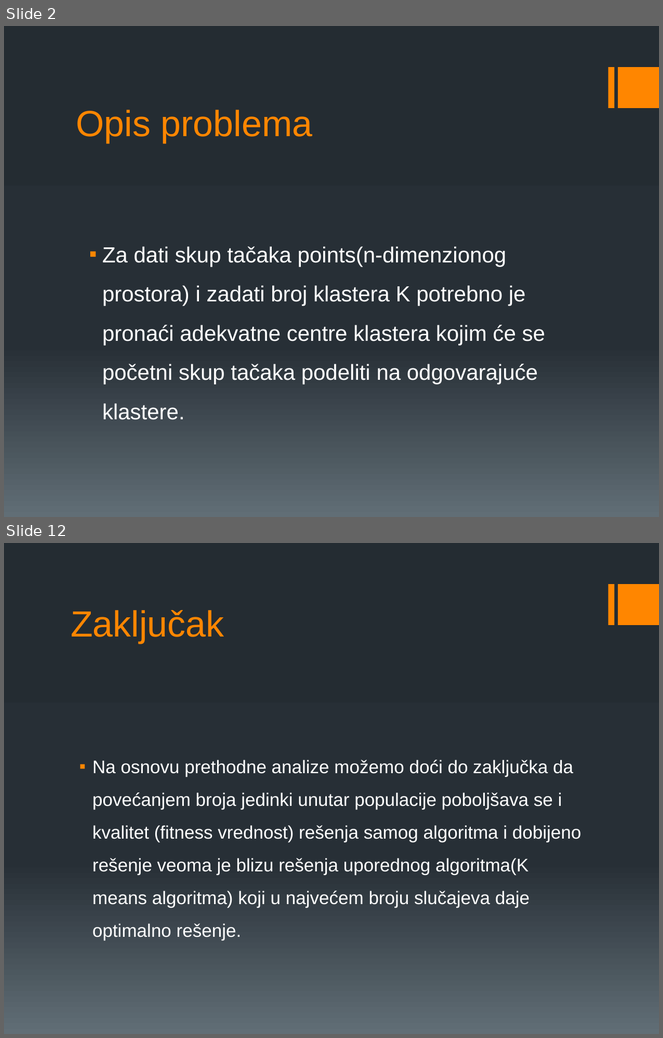
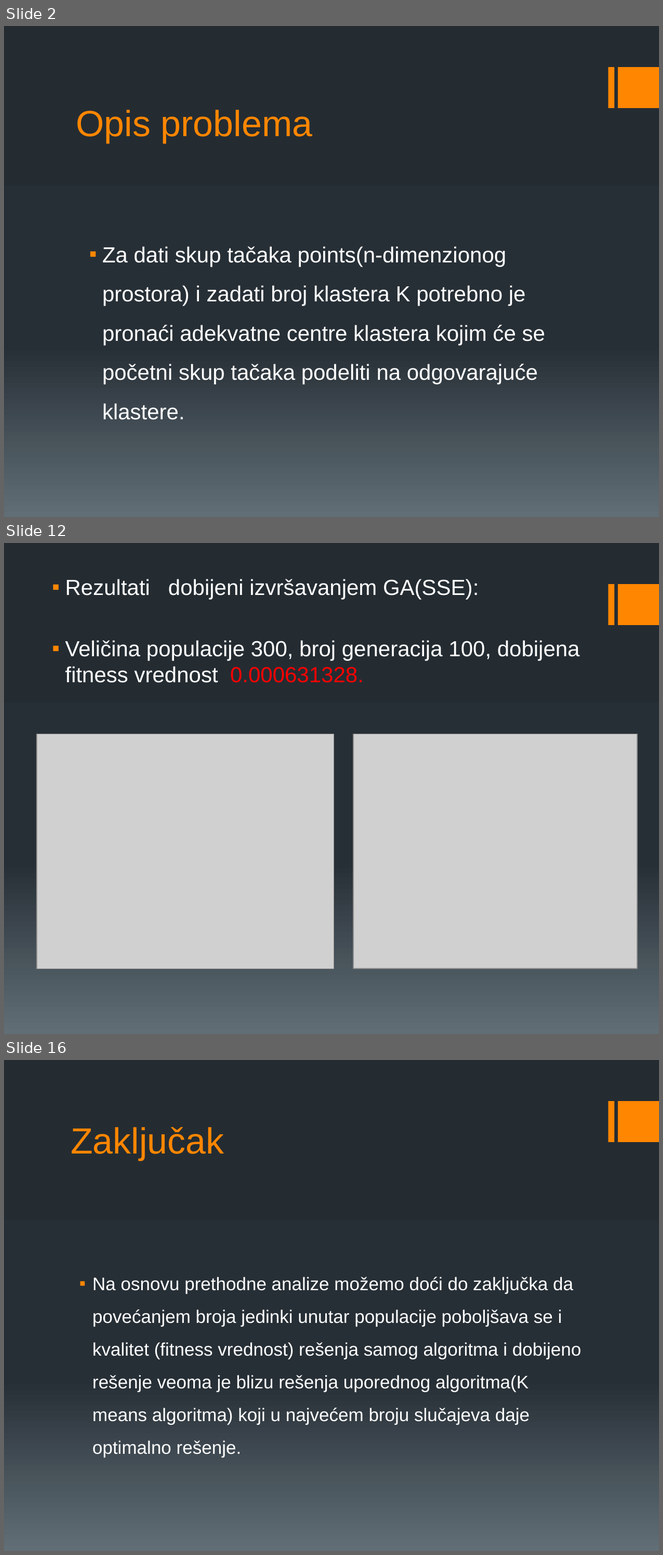
Before and after one commit to erminskrijelj/RI_projekat, a slide deck: Documentations/GA.pptx. Shown one above the other, each under a label of ours: slides 2 and 12 before the commit, slides 2, 12 and 16 after it; the slides between them are not shown. The pictures are 663x1038 and 663x1555 pixels, drawn with LibreOffice and Linux fonts; fonts in the diff are those of the drawing; grey boxes stand for pictures. Boxes give left, top, right and bottom in pixels: in the first picture for what was removed or moved away, otherwise in the second. Text is boxed around its words. In the diff, an @@ line names an element or a change of style, - is before the commit and + after.

```diff
--- a/Documentations/GA.pptx
+++ b/Documentations/GA.pptx
@@ slide 12 added at (x1=4, y1=543, x2=659, y2=1034), background gradient #242C33 to #273037 to #636D76; not listed: 2 template elements that a slide beside it also shows @@
@@ text added at (x1=65, y1=579, x2=580, y2=683), 24 pt, text #FFFFFF @@
+▪ Rezultati dobijeni izvršavanjem GA(SSE):
+▪ Veličina populacije 300, broj generacija 100, dobijena fitness vrednost 0.000631328.
@@ picture added at (x1=37, y1=734, x2=334, y2=969) @@
@@ picture added at (x1=353, y1=734, x2=637, y2=969) @@
@@ what was slide 12 is now slide 16 @@
```
Also in this commit, not shown: 6 slides changed, 6 other slides added, 3 slides removed, 4 other files.
